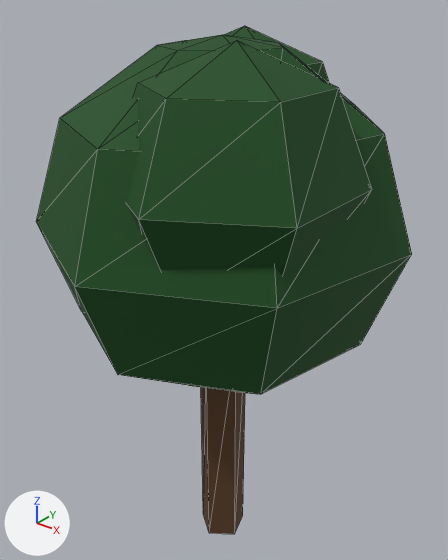
One commit to the glTF model land_tree_arctic_round.glb: the scene before it, then after it.
Rendered twice from a camera (50 mm lens) standing at (4.73, -5.88, 8.07) and looking at (-0.15, 0.22, 4.29). Lighting does not change. The marker at lower left points along +X, +Y and +Z. The older version comes first. Mesh edges are drawn as thin lines. Vertices at exactly the same position are counted once.
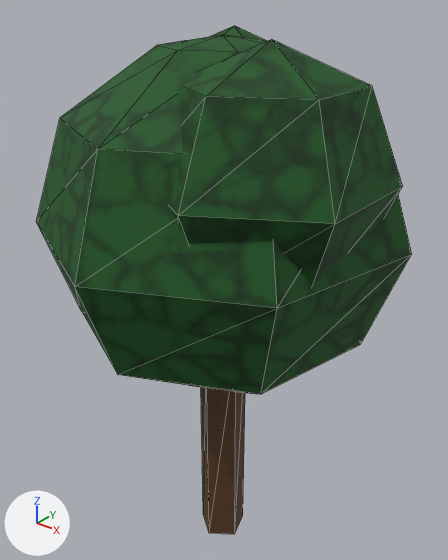
What changed in the scene script:
```text
Change me_mesh_0:
    used by ob_mesh_0; location = (0.0, 0.0, 0.0)
    remove me_mesh_0.from_pydata(...)  # 106 vertices, 164 faces; spans x -2.34..2.34, y -2.4..2.43, z 0.0..7.53
    add me_mesh_0.from_pydata(...)  # 106 vertices, 164 faces; spans x -2.34..2.34, y -2.4..2.37, z 0.0..7.53
    me_mesh_0 part 1: the loose piece of 20 vertices spanning x -0.47..2.03, y -2.19..0.69, z 4.65..7.53 is moved by (0.2, 0.3, 0.0)
    me_mesh_0 part 2: the loose piece of 20 vertices spanning x -1.67..0.82, y -0.45..2.43, z 4.65..7.53 is moved by (-0.12, -0.06, 0.0)
```

Where the change shows, as pixel boxes (x1, y1, x2, y2) in the pictures (448 x 560 px; the box of a moved part takes in the faces that stretch with it):
part 1 of me_mesh_0, moved or reshaped
    before: (126, 40, 372, 276)
    after: (170, 39, 403, 285)
part 2 of me_mesh_0, moved or reshaped
    before: (224, 26, 329, 83)
    after: (209, 26, 267, 41)
